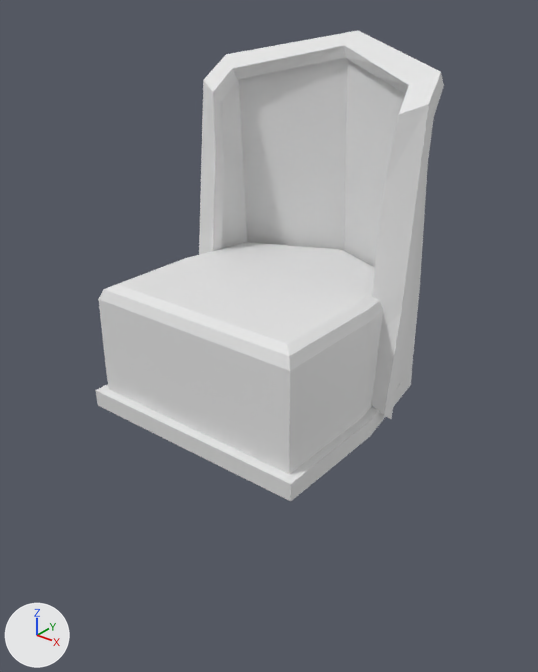
Before and after pictures for a commit that changed the Blender file Assets/BlendFiles/Wood frame chair.blend.
Rendered twice from a 50 mm lens placed at (1.84, -2.29, 1.4), pointed at (0.0, 0.0, -0.02). Arrows for +X, +Y and +Z are at lower left; the lights stay in place. The older version comes first.

Names of what the first picture shows: 'Back', 'Cube'.
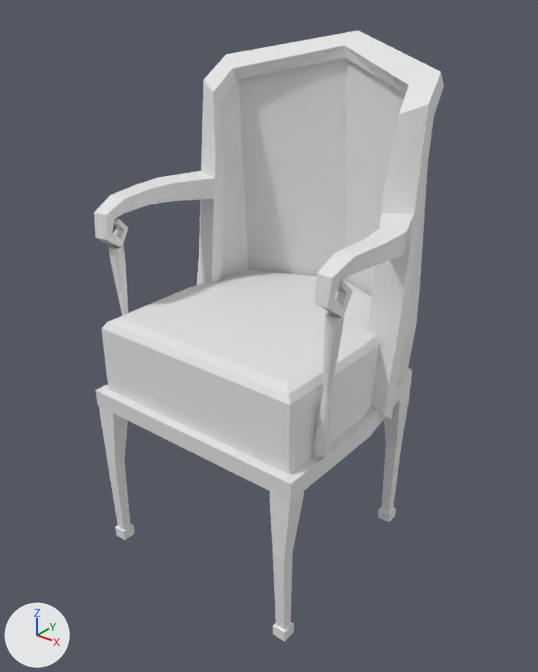
Boxes [x1, y1, x2, y2] around the edits, measured in the pictures (538 x 672 px; the box of a moved part takes in the faces that stretch with it):
'Back', reshaped (43% wider): before [199, 30, 444, 419]; after [94, 30, 444, 419]
'Cube', reshaped (11% shorter): before [96, 242, 412, 501]; after [96, 270, 412, 501]
'Cube.001', added: after [99, 406, 304, 642]
'Cylinder', added: after [109, 246, 344, 459]
'Cube.002', added: after [378, 387, 410, 522]
part 1 of me_cube_001, moved or reshaped: before [98, 242, 383, 461]; after [102, 270, 379, 461]
part 2 of me_cube_002, moved or reshaped: before [397, 327, 416, 387]; after [398, 327, 416, 381]
part 3 of me_cube_002, built on: before [200, 146, 427, 273]; after [94, 146, 427, 317]

Diff of the bpy script that builds the scene:
```diff
--- a/Assets/BlendFiles/Wood frame chair.blend.py
+++ b/Assets/BlendFiles/Wood frame chair.blend.py
@@ me_cube_001 @@
-me_cube_001.from_pydata(...)  # 74 vertices, 72 faces; spans x -0.538..0.538, y -0.539..0.651, z -0.322..0.25
+me_cube_001.from_pydata(...)  # 74 vertices, 72 faces; spans x -0.538..0.538, y -0.539..0.651, z -0.322..0.094
+# me_cube_001 part 1: all 41 vertices in x -0.5..0.5, y -0.5..0.592, z -0.142..0.25 are scaled about their middle by (1, 1, 0.641), then moved by (0.0, 0.0, -0.086)
@@ me_cube_002 @@
 # verts and faces of me_cube_002; kept vertices keep their numbers, new ones are numbered from 152
-me_cube_002.from_pydata(...)  # 152 vertices, 150 faces; spans x -0.553..0.553, y 0.081..0.64, z -0.305..1.189
+me_cube_002.from_pydata(...)  # 268 vertices, 266 faces; spans x -0.631..0.631, y -0.415..0.64, z -0.305..1.189
+# me_cube_002 part 2
+verts[15] = (-0.471, 0.418, -0.234)  # moved
+verts[17] = (-0.494, 0.155, -0.243)  # moved
+verts[19] = (0.0, 0.617, -0.234)  # moved
+verts[75] = (-0.235, 0.517, -0.234)  # moved
+verts[16] = (0.471, 0.418, -0.234)  # moved
+verts[21] = (0.494, 0.155, -0.243)  # moved
+verts[63] = (0.235, 0.517, -0.234)  # moved
+# me_cube_002 part 3
+# 22 faces are deleted
+# 96 vertices are added at x -0.631..0.631, y -0.415..0.253, z 0.351..0.587
+# 10 new vertices lie (0.0, 0.006, -0.099) away from vertices in x -0.488..0.488, y 0.372..0.61, z 0.687..0.693
+# 10 new vertices lie (0.0, -0.006, 0.1) away from vertices in x -0.488..0.488, y 0.39..0.628, z 0.388..0.394
+# 36 new faces join them, mat_fabric (white #e7e7e7)
+# 102 new faces join them, mat_wood (white #e7e7e7)
+me_cube_002.materials.append(mat_fabric)  # white #e7e7e7
+me_cube_002.materials.append(mat_wood)  # white #e7e7e7
@@ ob_cube_002 @@
+ob_cube_002 = bpy.data.objects.new('Cube.002', me_cube_003)  # 28 vertices, 26 faces; spans x 0.394..0.485, y 0.344..0.44, z -1.046..-0.249; in mat_wood (white #e7e7e7); modifiers MIRROR
+ob_cube_002.location = (0.0, 0.0, 0.0)
@@ ob_cube_001 @@
+ob_cube_001 = bpy.data.objects.new('Cube.001', me_cube)  # 28 vertices, 26 faces; spans x 0.439..0.53, y -0.538..-0.442, z -1.046..-0.249; in mat_wood (white #e7e7e7); modifiers MIRROR
+ob_cube_001.location = (0.0, 0.0, 0.0)
@@ ob_cylinder @@
+ob_cylinder = bpy.data.objects.new('Cylinder', me_cylinder)  # 74 vertices, 84 faces; spans x 9.56..12.35, y -7.64..-6.19, z -6.31..7.51; in mat_wood (white #e7e7e7); modifiers MIRROR
+ob_cylinder.location = (0.0, 0.0, 0.0)
+ob_cylinder.scale = (0.048, 0.048, 0.048)
```
